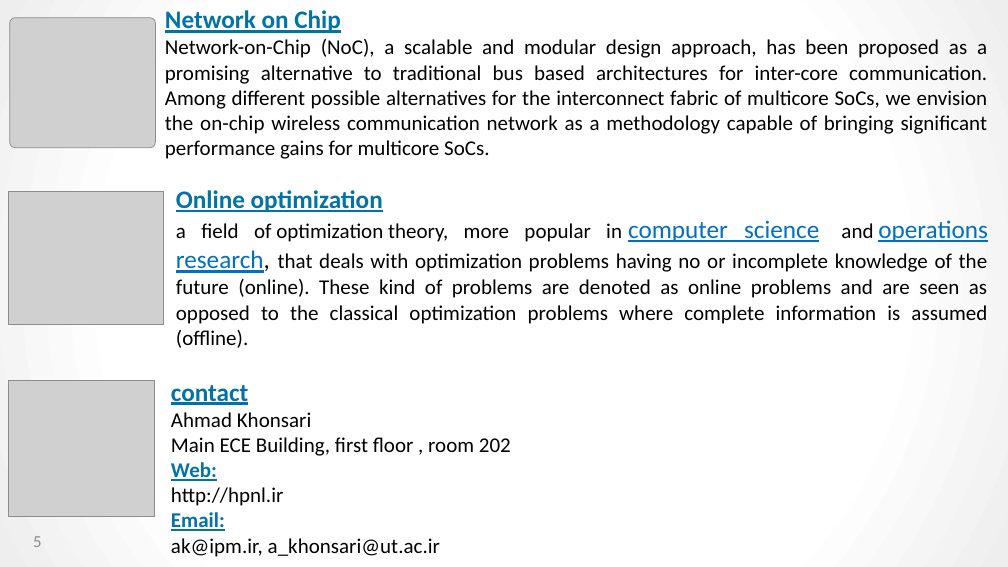
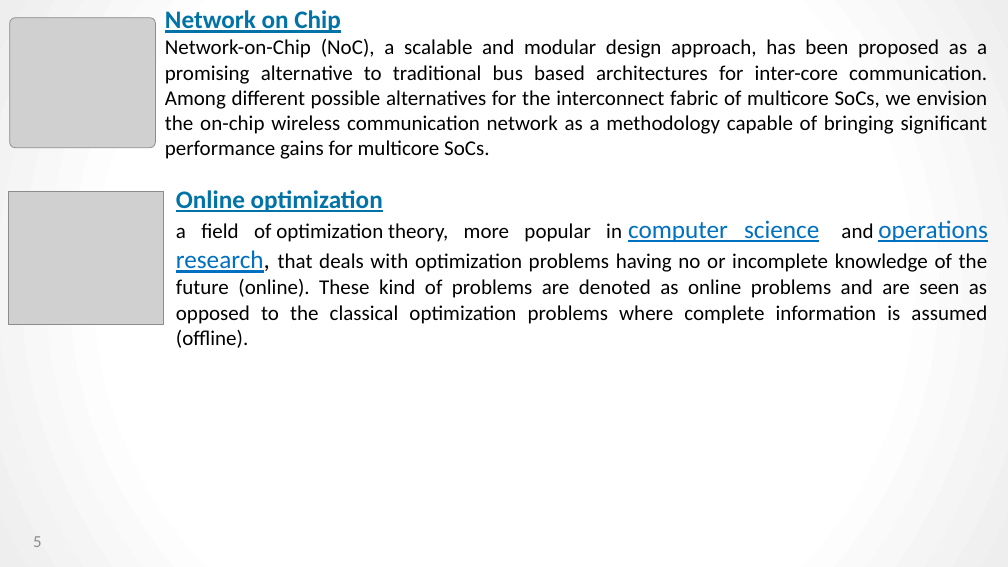
Before and after one commit to HPNL/hpnl.github.io, a slide deck: slide 5 of files/Intro-HPNL.pptx. Drawn at 1008x567 pixels with LibreOffice and Linux fonts; fonts in the diff are those of the drawing; grey boxes stand for pictures. Boxes give left, top, right and bottom in pixels: in the first picture for what was removed or moved away, otherwise in the second. Text is boxed around its words. In the diff, an @@ line names an element or a change of style, - is before the commit and + after.

Commit message:
edit presentation file

```diff
--- a/files/Intro-HPNL.pptx
+++ b/files/Intro-HPNL.pptx
@@ picture removed at [8,380,154,516] @@
@@ text removed at [171,385,511,557] @@
-contact
-Ahmad Khonsari
-Main ECE Building, first floor , room 202
-Web:
-http://hpnl.ir
-Email:
-ak@ipm.ir, a_khonsari@ut.ac.ir
```
Also in this commit, not shown: 1 slide added.
